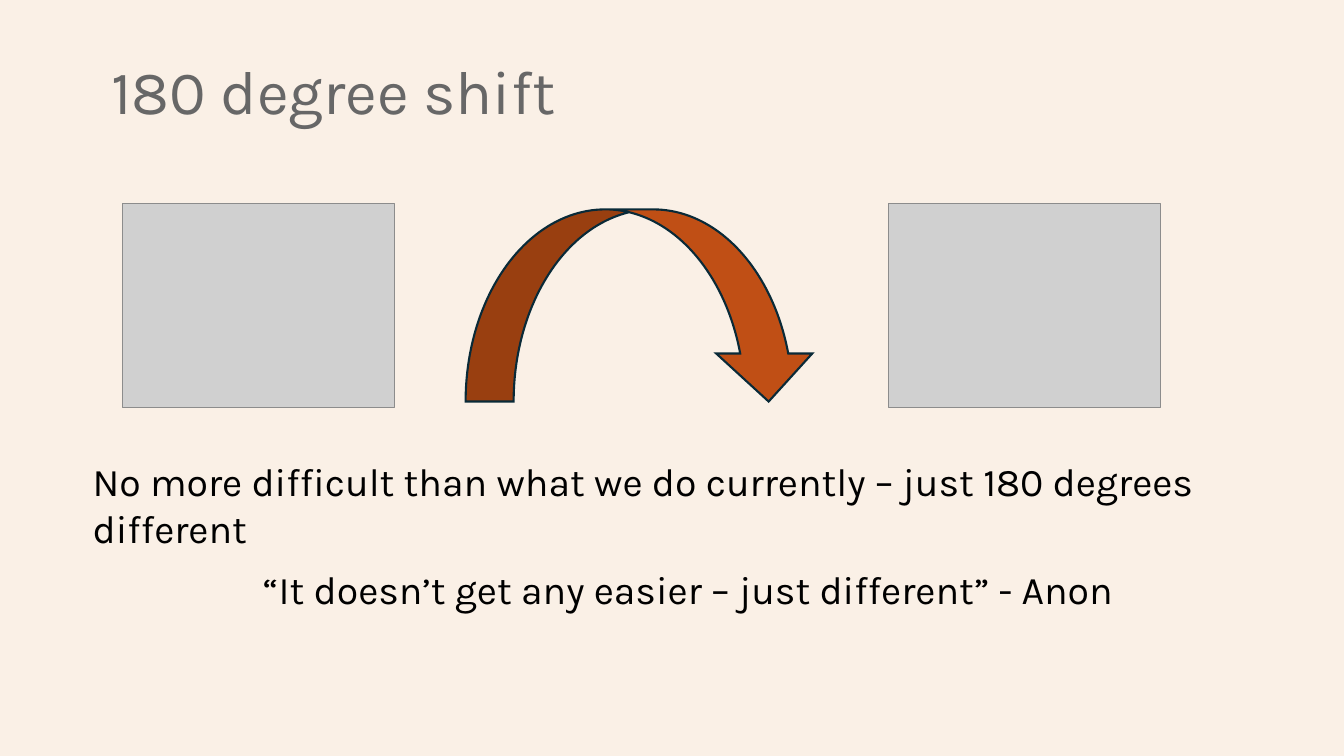
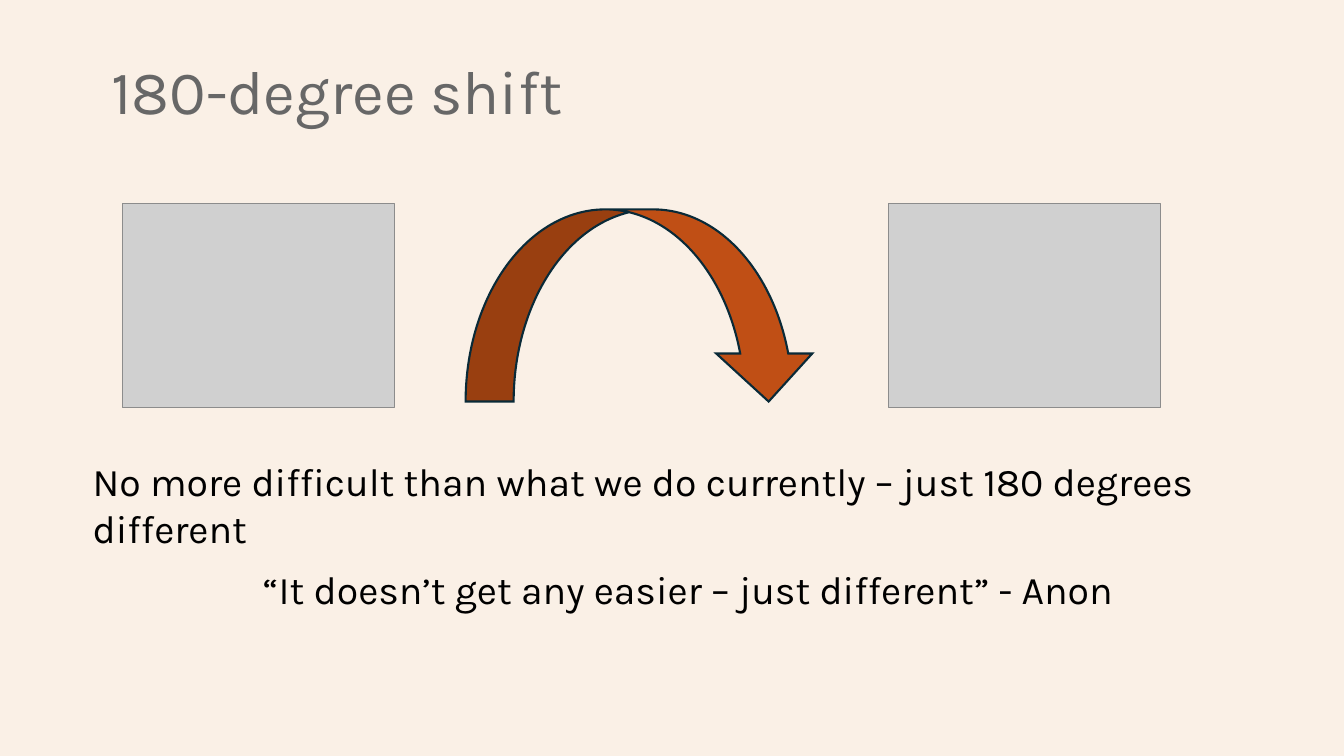
Before and after one commit to Python-Test-Engineer/eval-framework, a slide deck: slide 12 of PYDATA_LONDON_02SEP2025.pptx. Drawn at 1344x756 pixels with LibreOffice and Linux fonts; fonts in the diff are those of the drawing; grey boxes stand for pictures. Boxes give left, top, right and bottom in pixels: in the first picture for what was removed or moved away, otherwise in the second. Text is boxed around its words. In the diff, an @@ line names an element or a change of style, - is before the commit and + after.

```diff
--- a/PYDATA_LONDON_02SEP2025.pptx
+++ b/PYDATA_LONDON_02SEP2025.pptx
@@ title at [111, 71, 562, 129]: text changed @@
-180 degree shift
+180-degree shift
```
Also in this commit, not shown: 6 other slides changed, 1 slide removed, 1 other file.
